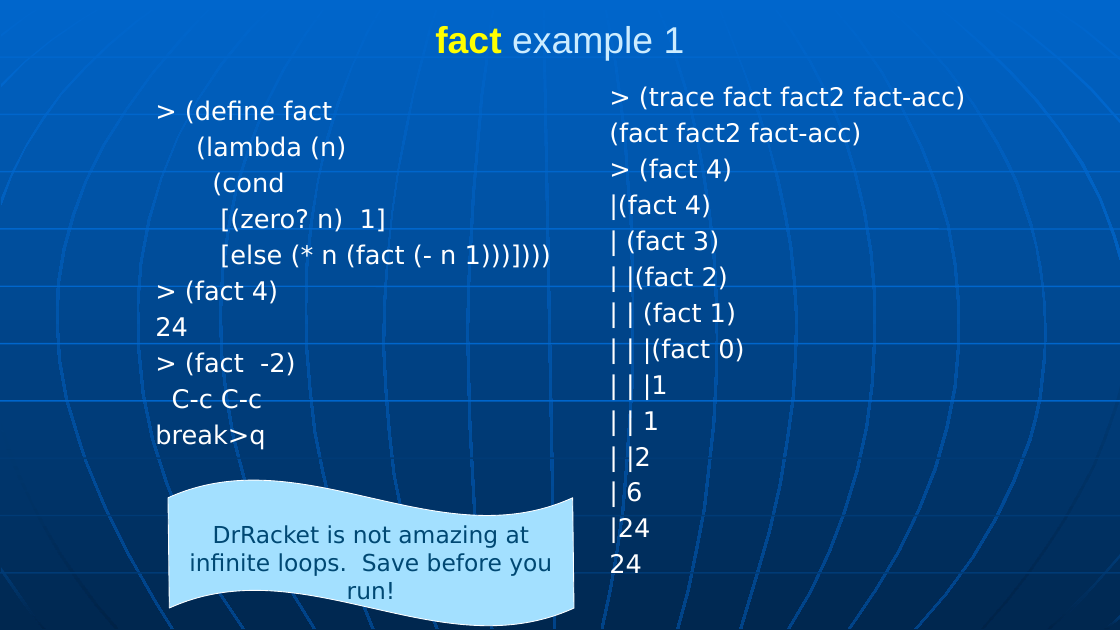
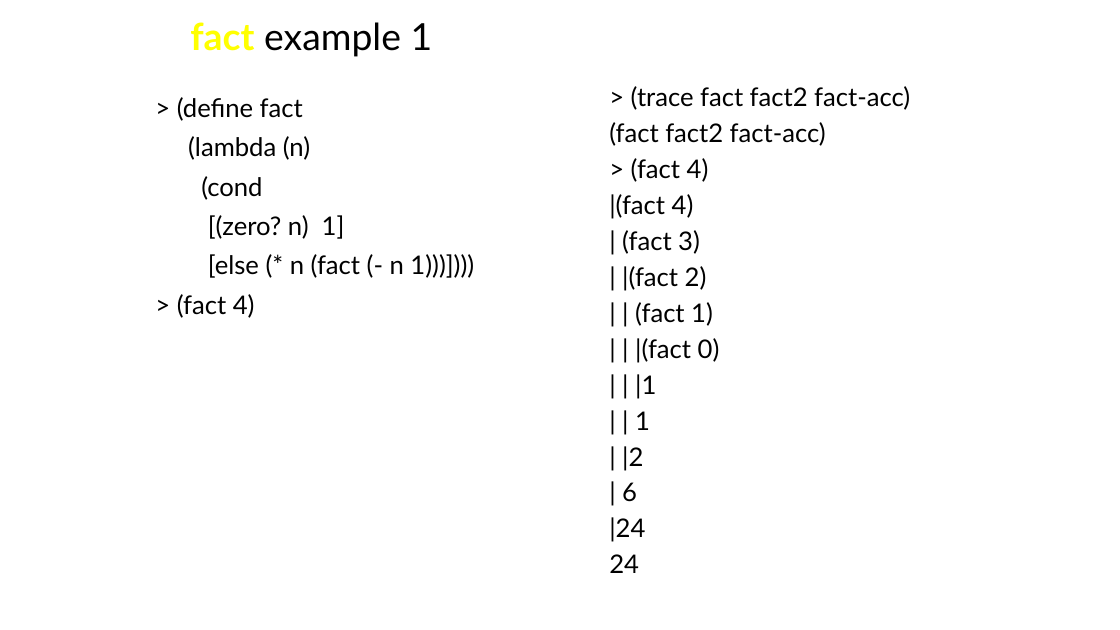
Before and after one commit to RHIT-CSSE/csse304, a slide deck: slide 4 of ClassMaterials/CourseIntro/CWA-intro.pptx (slide 12 before the commit). Drawn at 1120x630 pixels with LibreOffice and Linux fonts; fonts in the diff are those of the drawing. Boxes give left, top, right and bottom in pixels: in the first picture for what was removed or moved away, otherwise in the second. Text is boxed around its words. In the diff, an @@ line names an element or a change of style, - is before the commit and + after.

```diff
--- a/ClassMaterials/CourseIntro/CWA-intro.pptx
+++ b/ClassMaterials/CourseIntro/CWA-intro.pptx
@@ background gradient #0066CC to #004488 to #FFFFFF @@
@@ title "fact example 1" at (x1=190, y1=22, x2=433, y2=57): font Arial to Lato; text colour #CCECFF to #000000 in "example 1"; alignment centre to left; line spacing 1 to 0.9 @@
@@ text "> (trace fact fact2 fact-acc)" at (x1=609, y1=86, x2=910, y2=573): font DejaVu Sans to Lato, text colour #FFFFFF to #000000 @@
@@ text "> (define fact" at (x1=177, y1=97, x2=474, y2=318): font DejaVu Sans to Lato, text colour #FFFFFF to #000000; line spacing 1 to 0.9; more space between paragraphs @@
@@ text at (x1=155, y1=317, x2=296, y2=449): paragraphs removed @@
-24
-> (fact -2)
-C-c C-c
-break>q
@@ wave removed at (x1=168, y1=480, x2=574, y2=627) @@
-DrRacket is not amazing at infinite loops. Save before you run!
@@ group removed at (x1=0, y1=0, x2=1120, y2=630): 24 freeform shapes, 10 lines @@
```
Also in this commit, not shown: 7 other slides changed, 6 slides removed, 2 other files.
